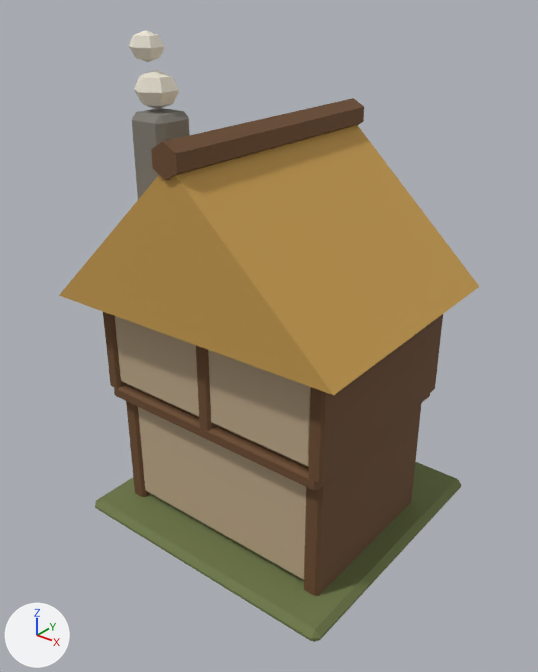
One commit to the FBX model client/CultOfComfort.Unity/Assets/Resources/Art/Models/cottage_l2.fbx: the scene before it, then after it.
The view is the same before and after, from a 50 mm lens placed at (1.42, -1.85, 1.83), pointed at (0.01, -0.09, 0.74). Every picture has the same lights, and +X, +Y and +Z are marked at lower left. The first picture is the older version. Where no turn or scale is listed for an object, it has been applied to the vertices.

The first picture shows 'Building'.
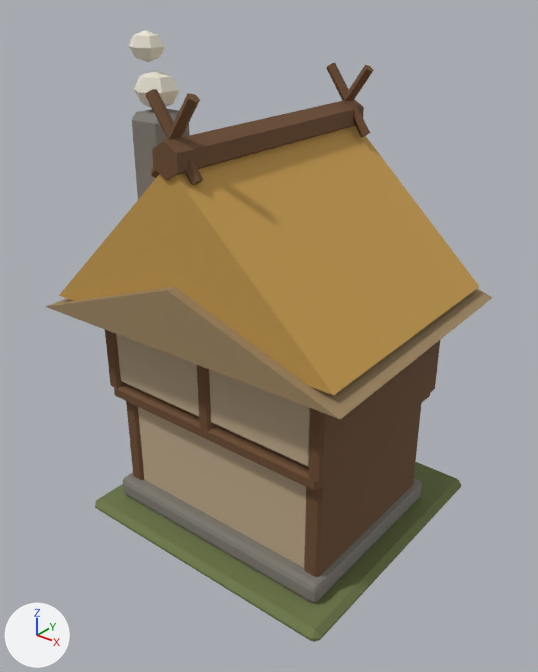
Boxes [x1, y1, x2, y2] around the edits, measured in the pictures (538 x 672 px):
'Building', reshaped (6% wider)
    before: [59, 30, 479, 642]
    after: [46, 30, 493, 642]
part 1 of me_building, added (brown)
    after: [46, 287, 493, 419]
part 2 of me_building, added
    after: [123, 473, 422, 603]
part 3 of me_building, added
    after: [146, 63, 374, 185]

The change in detail:
me_building is used by ob_building; location (0.0, 0.0, 0.0).
me_building had 808 vertices, 884 faces and spanned x -0.54..0.54, y -0.52..0.5, z 0.0..1.68.
me_building now has 910 vertices, 971 faces and spans x -0.58..0.58, y -0.55..0.5, z 0.0..1.68.
me_building part 1: the loose piece of 6 vertices spanning x -0.54..0.54, y -0.52..0.4, z 0.89..1.39 is copied, and the copy is scaled about its middle by (1.08, 1.07, 0.4), then moved by (0.0, 0.0, -0.19); it spans x -0.58..0.58, y -0.55..0.43, z 0.85..1.05.
me_building part 2: a new loose piece of 56 vertices spanning x -0.45..0.45, y -0.41..0.29, z 0.05..0.13, in mat_palette (picture img_palette_png).
Part 3, on me_building:
40 vertices are added at x -0.09..0.09, y -0.49..0.37, z 1.33..1.57.
28 new faces join them.
